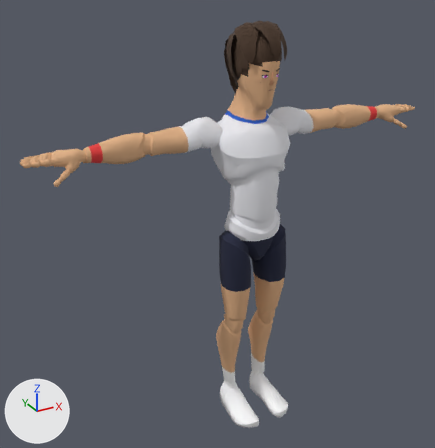
The glTF model sweetspot/models/players/p03.glb as it was, and as the next commit left it.
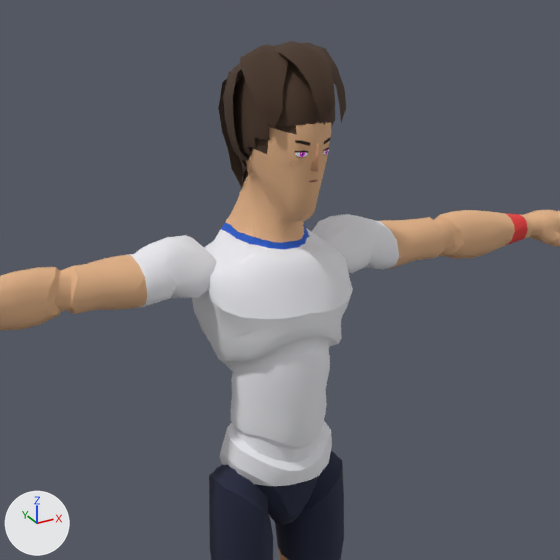
There are two pictures of each version: one whole from a 50 mm lens placed at (-1.37, -2.16, 2.13), pointed at (-0.14, 0.08, 1.01), one close up on the part from 27% to 90% of the width and 0% to 62% of the height. Arrows for +X, +Y and +Z are at lower left; the lights stay in place. The first two pictures are the older version. Vertices at exactly the same position are counted once.

Names of what the first close-up shows: 'Body', 'Hair' and 2 more.
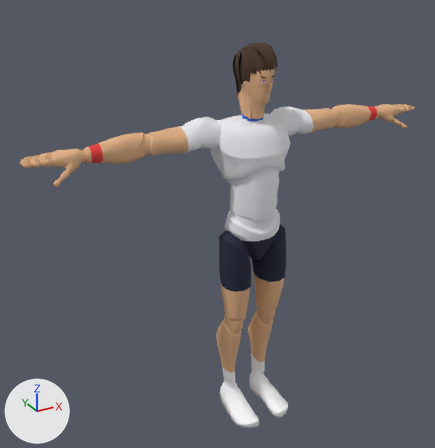
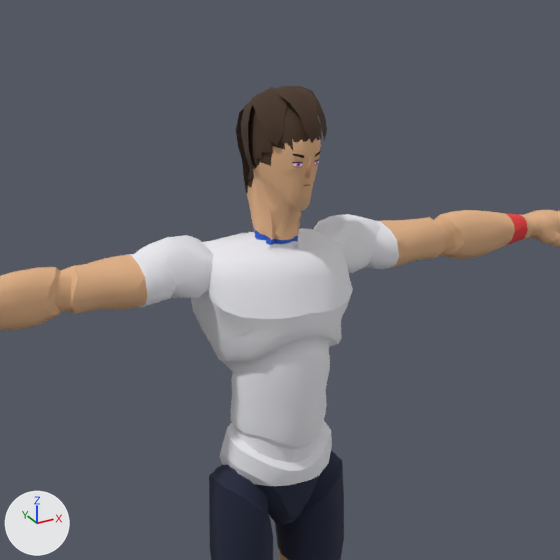
Location of each change, (x1, y1, x2, y2) in pixels of the close-ups (560 x 560 px; the box of a moved part takes in the faces that stretch with it):
'Body', reshaped
    before: (0, 122, 560, 560)
    after: (0, 138, 560, 560)
'Hair', reshaped (29% narrower, 27% shorter)
    before: (218, 41, 346, 189)
    after: (236, 86, 327, 194)
part 1 of me_mannequin, moved or reshaped
    before: (168, 122, 372, 285)
    after: (168, 138, 372, 285)
part 2 of me_mannequin, surface changed
    before: (285, 122, 332, 134)
    after: (285, 142, 321, 151)
part 3 of me_hair, rebuilt
    before: (233, 59, 335, 189)
    after: (247, 102, 322, 182)
part 4 of me_hair, rebuilt
    before: (218, 73, 243, 188)
    after: (236, 109, 250, 194)
part 5 of me_hair, rebuilt
    before: (223, 63, 244, 160)
    after: (241, 94, 258, 168)
part 6 of me_hair, added (brown)
    after: (252, 86, 327, 146)
part 7 of me_hair, deleted (brown)
    before: (240, 41, 346, 129)

What changed in the scene script:
```text
Change me_mannequin:
    used by ob_body; location = (0.0, 0.0, 0.0)
    remove me_mannequin.from_pydata(...)  # 7378 vertices, 14511 faces; spans x -0.98..0.98, y -0.21..0.15, z 0.0..1.86
    add me_mannequin.from_pydata(...)  # 7376 vertices, 14507 faces; spans x -0.98..0.98, y -0.21..0.15, z 0.0..1.79
    me_mannequin part 1: 271 vertices moved from x -0.22..0.22, y -0.13..0.15, z 1.32..1.86 to x -0.22..0.22, y -0.1..0.15, z 1.33..1.79; 128 vertices removed from x -0.13..0.13, y -0.04..0.13, z 1.47..1.6; 126 vertices added at x -0.14..0.14, y -0.03..0.1, z 1.48..1.61
    me_mannequin part 2: 2 kept faces spanning x -0.04..0.04, y -0.09..-0.07, z 1.7..1.73 get new texture (UV) coordinates
Change me_hair:
    used by ob_hair; location = (0.0, 0.0, 0.0)
    remove me_hair.from_pydata(...)  # 478 vertices, 908 faces; spans x -0.111..0.111, y -0.154..0.163, z 1.57..1.904
    add me_hair.from_pydata(...)  # 479 vertices, 908 faces; spans x -0.079..0.079, y -0.109..0.118, z 1.57..1.818
    me_hair part 3: the loose piece of 253 vertices spanning x -0.091..0.091, y -0.125..0.133, z 1.57..1.872 is rebuilt with 253 vertices and now spans x -0.068..0.068, y -0.096..0.103, z 1.57..1.8
    me_hair part 4: the loose piece of 84 vertices spanning x -0.086..0.086, y 0.045..0.163, z 1.576..1.871 is rebuilt with 85 vertices and now spans x -0.063..0.063, y 0.031..0.118, z 1.572..1.799
    me_hair part 5: the loose piece of 57 vertices spanning x -0.111..0.111, y 0.007..0.113, z 1.67..1.873 is rebuilt with 57 vertices and now spans x -0.079..0.079, y 0.004..0.081, z 1.653..1.801
    me_hair part 6: a new loose piece of 84 vertices spanning x -0.078..0.078, y -0.109..0.056, z 1.711..1.818, in mat_palette (picture img_palette)
    me_hair part 7: 84 vertices removed from x -0.111..0.111, y -0.154..0.077, z 1.748..1.904
```
